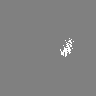
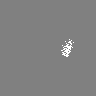
Layers edited between the first and the second w=96, h=96 image:
moved "Layer #3" into group "03", painted on it over box(60, 38, 74, 57)
added layer "Layer #6" above "01" over box(61, 39, 74, 57)
